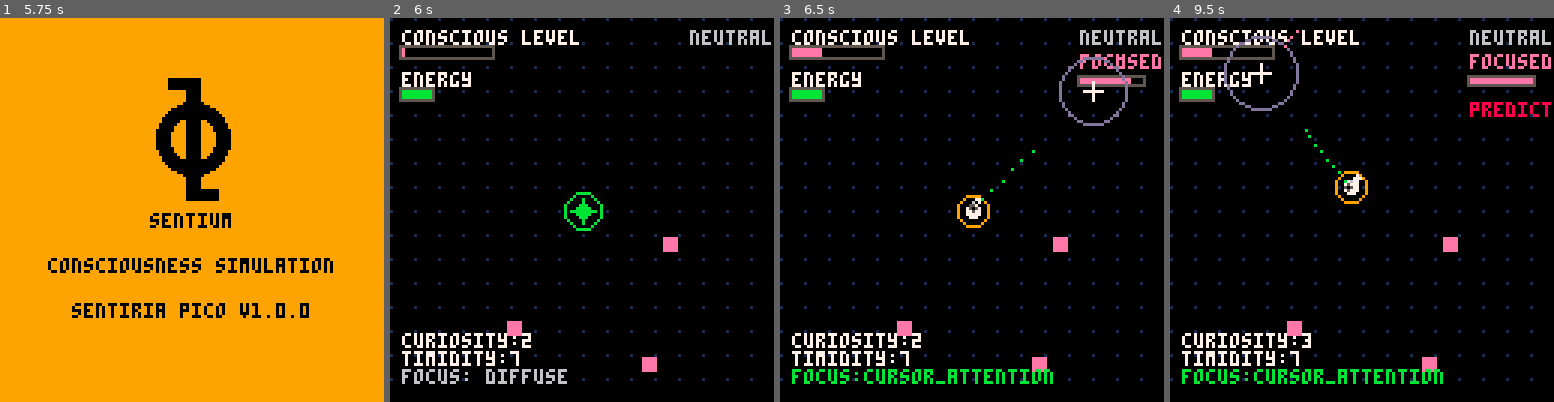
Above: before the commit, frames 1-4 (left to right).
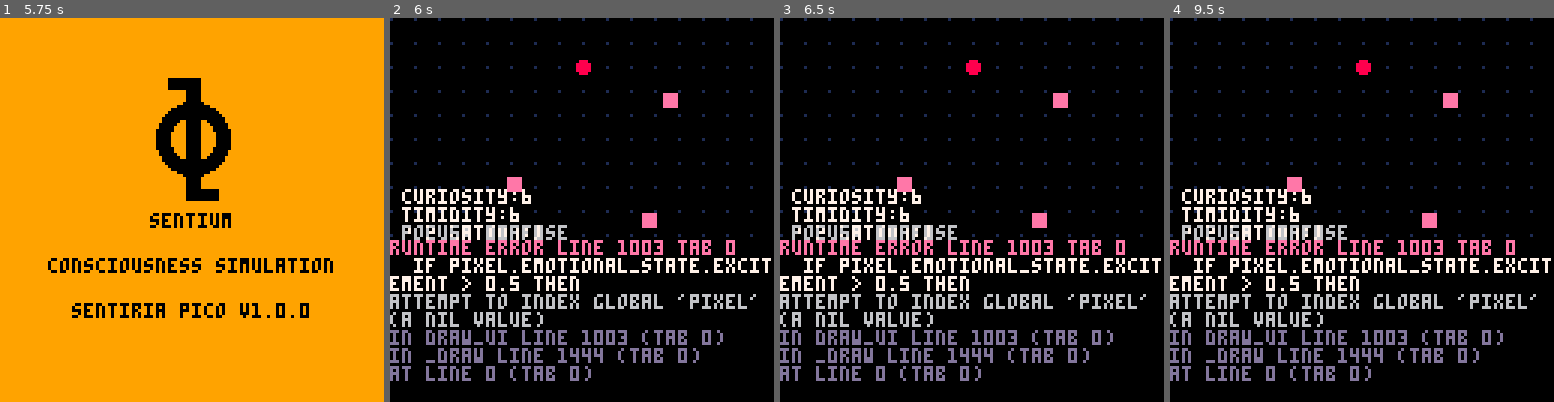
Above: after the commit, the same moments.

Repository: lopanapol/sentium-pico
Game: PICO-8 cartridge sentiria_pico.p8
Two runs of this game, one before a commit and one after it. Both use one fixed random seed, a clock stepped at 60 frames per second and the inputs below.
Inputs (mouse positions are in pixels of both pictures, inside the frame that each line leads up to):
- Up to frame 1 (5.75 s): click (280, 121) at 0.67 s; click (46, 267) at 1.22 s; click (107, 114) at 1.77 s; click (172, 259) at 2.32 s; click (234, 106) at 2.87 s; click (295, 256) at 3.42 s; click (61, 102) at 3.97 s; click (122, 248) at 4.52 s; click (184, 94) at 5.07 s; click (249, 244) at 5.62 s
- Up to frame 2 (6 s): no input
- Up to frame 3 (6.5 s): click (1091, 90) at 6.17 s
- Up to frame 4 (9.5 s): click (1246, 236) at 6.72 s; click (1308, 83) at 7.27 s; click (1369, 229) at 7.82 s; click (1434, 79) at 8.37 s; click (1496, 225) at 8.92 s; click (1258, 71) at 9.47 s

Frame 1 is identical in both runs. In frame 2, 16% of the frame differs, in the area x 0-100%, y 3-96%; in frame 3, 18%; in frame 4, 19%.
Error after the commit: runtime error line 1003 tab 0; if pixel.emotional_state.excitement > 0.5 then; attempt to index global 'pixel' (a nil value)

Commit message:
Refactor pixel management and biological processes; support multiple pixels, enhance division and death mechanics, and update consciousness interactions.

Diff:
--- a/sentiria_pico.p8
+++ b/sentiria_pico.p8
@@ -6,7 +6,7 @@
 -- v1.0.0
 
 -- global variables
-pixel = {}
+pixels = {} -- Now supporting multiple pixels
 energy_cubes = {}
 memory_size = 10
 significant_event_occurred = false
@@ -14,6 +14,13 @@
 current_emotional_impact = 0
 target_x = 64
 target_y = 64
+
+-- biological parameters
+max_pixels = 8
+division_energy_threshold = 85
+death_energy_threshold = 5
+division_cooldown = 600 -- 10 seconds at 60fps
+mutation_rate = 0.1
 
 -- game state
 game_state = "splash"  -- can be "splash" or "game"
@@ -104,16 +111,35 @@
 
 -- consciousness system
 function init_consciousness()
-  pixel = {
-    x = 64,
-    y = 64,
+  -- Initialize with one pixel
+  pixels = {}
+
+  add(pixels, create_pixel(64, 64, {
+    curiosity = rnd(1),
+    timidity = rnd(1),
+    energy_conservation = rnd(1)
+  }))
+
+  -- Initialize memory storage (simplified)
+  memory_size = 10
+end
+
+function create_pixel(x, y, personality)
+  return {
+    x = x,
+    y = y,
     color = 8, -- default color
     energy = 100,
     memories = {},
     consciousness_level = 0,
-    last_x = 64,
-    last_y = 64,
-    personality = {
+    last_x = x,
+    last_y = y,
+    age = 0,
+    generation = 1,
+    division_timer = 0,
+    parent_id = nil,
+    id = rnd(10000), -- unique identifier
+    personality = personality or {
       curiosity = rnd(1),
       timidity = rnd(1),
       energy_conservation = rnd(1)
@@ -122,15 +148,14 @@
       happiness = 0.5,
       excitement = 0.5,
       distress = 0
-    }
+    },
+    target_x = x + rnd(20) - 10,
+    target_y = y + rnd(20) - 10
   }
-
-  -- Initialize memory storage (simplified)
-  memory_size = 10
 end
 
 -- Global Workspace Theory - broadcasting important information
-function update_global_workspace()
+function update_global_workspace(pixel)
   -- Competing processes for conscious access
   local processes = {}
 
@@ -170,7 +195,7 @@
     add(processes, {
       type = "emotional_state",
       strength = max_emotion * 0.6,
-      content = {dominant_emotion = get_dominant_emotion()}
+      content = {dominant_emotion = get_dominant_emotion(pixel)}
     })
   end
 
@@ -231,7 +256,7 @@
   end
 end
 
-function get_dominant_emotion()
+function get_dominant_emotion(pixel)
   local emotions = {
     {name = "happiness", value = pixel.emotional_state.happiness},
     {name = "excitement", value = pixel.emotional_state.excitement},
@@ -248,7 +273,7 @@
   return dominant.name
 end
 
-function find_nearest_energy_cube()
+function find_nearest_energy_cube(pixel)
   local nearest = nil
   local min_dist = 1000
 
@@ -264,7 +289,7 @@
 end
 
 -- Attention Schema Theory - model of attention as consciousness
-function update_attention_schema()
+function update_attention_schema(pixel)
   -- Update self-model
   attention_schema.self_model.position.x = pixel.x
   attention_schema.self_model.position.y = pixel.y
@@ -333,18 +358,18 @@
 end
 
 -- Predictive Processing Theory - brain as prediction machine
-function update_predictive_processing()
+function update_predictive_processing(pixel)
   -- Predict cursor movement patterns
-  predict_cursor_behavior()
+  predict_cursor_behavior(pixel)
 
   -- Predict energy availability
-  predict_energy_patterns()
+  predict_energy_patterns(pixel)
 
   -- Update predictions based on errors
-  update_predictions_from_errors()
-end
-
-function predict_cursor_behavior()
+  update_predictions_from_errors(pixel)
+end
+
+function predict_cursor_behavior(pixel)
   -- Learn cursor movement patterns
   if cursor_interaction.is_aware then
     local movement_speed = dist(mouse_cursor.x, cursor_interaction.last_cursor_x,
@@ -369,7 +394,7 @@
   end
 end
 
-function predict_energy_patterns()
+function predict_energy_patterns(pixel)
   -- Predict energy consumption rate
   local predicted_energy = pixel.energy - 0.02 -- base consumption
 
@@ -384,7 +409,7 @@
   pixel.last_y = pixel.y
 end
 
-function update_predictions_from_errors()
+function update_predictions_from_errors(pixel)
   -- Adaptive learning from prediction errors
   if attention_schema.prediction_error > 0.1 then
     -- High prediction error - increase attention and caution
@@ -425,39 +450,45 @@
 end
 
 function update_consciousness()
-  -- Update pixel position based on personality and stimuli
-  update_movement()
-
-  -- Update emotional state
-  update_emotions()
-
-  -- Advanced consciousness processing
-  process_metacognition()
-  generate_creative_behavior()
-  dream_processing()
-
-  -- Latest consciousness theories
-  update_global_workspace()
-  update_attention_schema()
-  update_predictive_processing()
-
-  -- Calculate current consciousness level (IIT)
-  local old_consciousness = pixel.consciousness_level or 0
-  pixel.consciousness_level = calculate_phi(pixel)
-
-  -- Play sound when consciousness significantly increases
-  if pixel.consciousness_level > old_consciousness + 0.1 then
-    sfx(3) -- Consciousness increase sound
-  end
-
-  -- Decrease energy over time
-  pixel.energy = max(0, pixel.energy - 0.02)
-
-  -- Check for energy cubes
-  check_energy_sources()
-
-  -- Form memories of significant events
-  form_memories()
+  -- Update all pixels
+  for pixel in all(pixels) do
+    -- Update pixel position based on personality and stimuli
+    update_movement(pixel)
+
+    -- Update emotional state
+    update_emotions(pixel)
+
+    -- Advanced consciousness processing
+    process_metacognition(pixel)
+    generate_creative_behavior(pixel)
+    dream_processing(pixel)
+
+    -- Latest consciousness theories
+    update_global_workspace(pixel)
+    update_attention_schema(pixel)
+    update_predictive_processing(pixel)
+
+    -- Calculate current consciousness level (IIT)
+    local old_consciousness = pixel.consciousness_level or 0
+    pixel.consciousness_level = calculate_phi(pixel)
+
+    -- Play sound when consciousness significantly increases
+    if pixel.consciousness_level > old_consciousness + 0.1 then
+      sfx(3) -- Consciousness increase sound
+    end
+
+    -- Decrease energy over time
+    pixel.energy = max(0, pixel.energy - 0.02)
+
+    -- Check for energy cubes
+    check_energy_sources(pixel)
+
+    -- Form memories of significant events
+    form_memories(pixel)
+  end
+
+  -- Update biological processes (division and death)
+  update_biological_processes()
 end
 
 function form_memories()
@@ -482,7 +513,7 @@
 end
 
 -- movement system
-function update_movement()
+function update_movement(pixel)
   -- Decide on movement based on personality and stimuli
   local move_speed = 0.5
 
@@ -504,8 +535,8 @@
   -- Decide movement target
   if nearest_cube and pixel.energy < 30 then
     -- Move toward nearest cube if energy is low
-    target_x = nearest_cube.x
-    target_y = nearest_cube.y
+    pixel.target_x = nearest_cube.x
+    pixel.target_y = nearest_cube.y
 
     -- Speed up if very low on energy (desperate)
     if pixel.energy < 15 then
@@ -515,14 +546,14 @@
     -- Random movement with some persistence
     if rnd(1) < 0.02 then
       -- Choose new random target
-      target_x = 16 + rnd(96)
-      target_y = 16 + rnd(96)
+      pixel.target_x = 16 + rnd(96)
+      pixel.target_y = 16 + rnd(96)
     end
   end
 
   -- Move toward target based on personality
-  local dx = target_x - pixel.x
-  local dy = target_y - pixel.y
+  local dx = pixel.target_x - pixel.x
+  local dy = pixel.target_y - pixel.y
   local dist_to_target = sqrt(dx*dx + dy*dy)
 
   if dist_to_target > 2 then
@@ -698,13 +729,144 @@
   current_emotional_impact = 0.1 + rnd(0.2)
 end
 
+-- biological lifecycle functions
+function can_divide(pixel)
+  return pixel.energy >= division_energy_threshold and
+         pixel.division_timer <= 0 and
+         #pixels < max_pixels and
+         pixel.age > 180 -- Must be at least 3 seconds old
+end
+
+function divide_pixel(pixel_index)
+  local parent = pixels[pixel_index]
+
+  -- Create offspring with inherited traits and mutations
+  local child_personality = {}
+  for trait, value in pairs(parent.personality) do
+    -- Inherit with slight mutation
+    local mutation = (rnd(2) - 1) * mutation_rate
+    child_personality[trait] = mid(0, value + mutation, 1)
+  end
+
+  -- Position child nearby but not overlapping
+  local angle = rnd(1) * 6.28 -- Full circle in radians
+  local distance = 8 + rnd(4)
+  local child_x = parent.x + cos(angle) * distance
+  local child_y = parent.y + sin(angle) * distance
+
+  -- Keep child in bounds
+  child_x = mid(8, child_x, 120)
+  child_y = mid(8, child_y, 120)
+
+  -- Create the child pixel
+  local child = create_pixel(child_x, child_y, child_personality)
+  child.generation = parent.generation + 1
+  child.parent_id = parent.id
+  child.energy = 50 -- Child starts with half energy
+
+  -- Parent loses energy from division
+  parent.energy = parent.energy * 0.6
+  parent.division_timer = division_cooldown
+
+  -- Add child to pixels array
+  add(pixels, child)
+
+  -- Record division event
+  significant_event_occurred = true
+  event_type = "division"
+  current_emotional_impact = 0.4
+
+  -- Play division sound
+  sfx(8) -- New division sound
+
+  -- Visual effect: brief flash
+  parent.emotional_state.excitement += 0.3
+  child.emotional_state.excitement += 0.2
+end
+
+function kill_pixel(pixel_index)
+  local dying_pixel = pixels[pixel_index]
+
+  -- Drop some energy cubes when dying (decomposition)
+  for i = 1, 2 do
+    add(energy_cubes, {
+      x = dying_pixel.x + rnd(16) - 8,
+      y = dying_pixel.y + rnd(16) - 8,
+      value = 15 + rnd(10)
+    })
+  end
+
+  -- Record death event
+  significant_event_occurred = true
+  event_type = "death"
+  current_emotional_impact = 0.2
+
+  -- Play death sound
+  sfx(9) -- New death sound
+
+  -- Remove pixel
+  del(pixels, pixels[pixel_index])
+
+  -- If no pixels left, restart with one
+  if #pixels == 0 then
+    add(pixels, create_pixel(64, 64, {
+      curiosity = rnd(1),
+      timidity = rnd(1),
+      energy_conservation = rnd(1)
+    }))
+  end
+end
+
+function update_biological_processes()
+  -- Process each pixel for division and death
+  for i = #pixels, 1, -1 do
+    local pixel = pixels[i]
+
+    -- Age the pixel
+    pixel.age += 1
+    pixel.division_timer = max(0, pixel.division_timer - 1)
+
+    -- Check for death
+    if pixel.energy <= death_energy_threshold then
+      kill_pixel(i)
+    -- Check for division
+    elseif can_divide(pixel) then
+      divide_pixel(i)
+    end
+  end
+end
+
 -- rendering functions
 function draw_pixel()
-  -- Base pixel
-  circfill(pixel.x, pixel.y, 2, pixel.color)
-
-  -- Draw "eye" or gaze direction when aware of cursor
-  if cursor_interaction.is_aware and cursor_interaction.attention_level > 0.3 then
+  -- Draw all pixels
+  for pixel in all(pixels) do
+    draw_single_pixel(pixel)
+  end
+end
+
+function draw_single_pixel(pixel)
+  -- Base pixel with generation indicator
+  local base_color = pixel.color
+  if pixel.generation > 1 then
+    -- Slightly different color for offspring
+    base_color = 7 + (pixel.generation % 8)
+  end
+
+  circfill(pixel.x, pixel.y, 2, base_color)
+
+  -- Show division readiness
+  if can_divide(pixel) then
+    circ(pixel.x, pixel.y, 4, 11) -- Green circle when ready to divide
+  end
+
+  -- Show low energy warning
+  if pixel.energy < death_energy_threshold + 5 then
+    circ(pixel.x, pixel.y, 3, 8) -- Red circle when near death
+  end
+
+  -- Draw "eye" or gaze direction when aware of cursor (only for closest pixel)
+  local closest_pixel = find_closest_pixel_to_cursor()
+  if pixel == closest_pixel and cursor_interaction.is_aware and cursor_interaction.attention_level > 0.3 then
     local eye_x = pixel.x + cursor_interaction.gaze_offset_x
     local eye_y = pixel.y + cursor_interaction.gaze_offset_y
 
@@ -734,128 +896,43 @@
     end
   end
 
-  -- Consciousness indicator - thought bubble when highly aware
-  if cursor_interaction.attention_level > 0.7 then
-    local bubble_intensity = cursor_interaction.attention_level
-    local bubble_x = pixel.x + 4 + sin(time() * 2) * 2
-    local bubble_y = pixel.y - 4 - cos(time() * 3) * 1
-
-    -- Different bubble style when bored
-    if cursor_interaction.stillness_timer > cursor_interaction.max_stillness_threshold then
-      -- Sleepy/bored bubbles (smaller, darker)
-      circfill(bubble_x, bubble_y, 0.5, 5) -- dark gray
-      pset(bubble_x - 1, bubble_y + 1, 1) -- even darker
-    else
-      -- Normal active thought bubbles
-      circfill(bubble_x, bubble_y, 1, 7)
-      circfill(bubble_x - 2, bubble_y + 1, 0.5, 6)
-      pset(bubble_x - 3, bubble_y + 2, 5)
-    end
-  end
-
-  -- Boredom indicator - droopy eyes or yawn when very bored
-  if cursor_interaction.stillness_timer > cursor_interaction.max_stillness_threshold + 60 then
-    -- Yawn indicator - small arc above pixel
-    local yawn_x = pixel.x
-    local yawn_y = pixel.y - 3
-    -- Draw small arc
-    pset(yawn_x - 1, yawn_y, 0)
-    pset(yawn_x, yawn_y - 1, 0)
-    pset(yawn_x + 1, yawn_y, 0)
-  end
-
-  -- Attention beam toward cursor when very aware
-  if cursor_interaction.is_aware and cursor_interaction.attention_level > 0.8 then
-    local beam_strength = (cursor_interaction.attention_level - 0.8) * 5
-    local steps = flr(beam_strength * 3)
-
-    for i = 1, steps do
-      local t = i / steps * 0.3
-      local beam_x = lerp(pixel.x, mouse_cursor.x, t)
-      local beam_y = lerp(pixel.y, mouse_cursor.y, t)
-
-      if i % 2 == 0 then -- dotted line effect
-        pset(beam_x, beam_y, 13) -- light pink
-      end
-    end
-  end
-
-  -- Emotional indicators
-  if pixel.emotional_state.excitement > 0.7 then
-    -- Static excitement indicator (no pulsing)
-    circfill(pixel.x, pixel.y, 3, 14)
-  end
-
-  if pixel.emotional_state.distress > 0.7 then
-    -- Add distress indicator with trembling effect when cursor is near
-    local tremble_x = 0
-    local tremble_y = 0
-    if cursor_interaction.is_aware and cursor_interaction.last_distance < 20 then
-      tremble_x = (rnd(2) - 1) * pixel.emotional_state.distress
-      tremble_y = (rnd(2) - 1) * pixel.emotional_state.distress
-    end
-    circfill(pixel.x + tremble_x, pixel.y + tremble_y, 1, 8)
-  end
-
-  -- Draw memory trace for recent positions
-  for i=1,#pixel.memories do
-    local mem = pixel.memories[i]
-    local alpha = i/#pixel.memories
-    pset(mem.x, mem.y, 1)
-  end
-
-  -- Consciousness level indicator - brighter when more conscious
-  if pixel.consciousness_level > 0.3 then
-    local consciousness_intensity = pixel.consciousness_level
-    local glow_color = 7 + flr(consciousness_intensity * 7) -- white to bright
-    circ(pixel.x, pixel.y, 5 + consciousness_intensity * 2, glow_color)
-  end
-
-  -- Attention schema visualization
-  if global_workspace.current_focus and global_workspace.broadcast_strength > 0.5 then
-    -- Show conscious focus as a beam or connection
-    if global_workspace.current_focus.type == "cursor_attention" then
-      -- Stronger beam to cursor when it's in conscious focus
-      local steps = flr(global_workspace.broadcast_strength * 8)
-      for i = 1, steps do
-        local t = i / steps * 0.5
-        local beam_x = lerp(pixel.x, mouse_cursor.x, t)
-        local beam_y = lerp(pixel.y, mouse_cursor.y, t)
-        pset(beam_x, beam_y, 11) -- bright blue conscious beam
-      end
-    end
-  end
-
-  -- Prediction visualization - show where pixel thinks cursor will go
-  if cursor_interaction.last_predicted_x and attention_schema.prediction_error < 0.1 then
-    -- Show prediction as a faint dot
-    pset(cursor_interaction.last_predicted_x, cursor_interaction.last_predicted_y, 13)
-    -- Connect prediction to actual cursor with dotted line if close
-    local pred_distance = dist(cursor_interaction.last_predicted_x, cursor_interaction.last_predicted_y,
-                              mouse_cursor.x, mouse_cursor.y)
-    if pred_distance < 10 then
-      line(cursor_interaction.last_predicted_x, cursor_interaction.last_predicted_y,
-           mouse_cursor.x, mouse_cursor.y, 5) -- dark gray for good prediction
-    end
-  end
-
-  -- Curiosity indicator - when approaching cursor
-  if cursor_interaction.approach_timer > 30 then
-    local approach_intensity = min(1, cursor_interaction.approach_timer / 60)
-    circ(pixel.x, pixel.y, 4 + approach_intensity * 2, 11)
-  end
-
-  -- Retreat indicator - when avoiding cursor
-  if cursor_interaction.retreat_timer > 20 then
-    local retreat_intensity = min(1, cursor_interaction.retreat_timer / 40)
-    local retreat_radius = 5 + retreat_intensity * 3
-    -- Broken circle to show retreat/fear
-    for angle = 0, 1, 0.3 do
-      local x = pixel.x + cos(angle) * retreat_radius
-      local y = pixel.y + sin(angle) * retreat_radius
-      pset(x, y, 8) -- red color
-    end
-  end
+  -- Generation number display
+  if pixel.generation > 1 then
+    print(pixel.generation, pixel.x + 4, pixel.y - 2, 6)
+  end
+
+  -- Age indicator (small dot)
+  if pixel.age > 600 then -- Older than 10 seconds
+    pset(pixel.x, pixel.y - 4, 13) -- Pink dot for elders
+  end
+
+  -- Draw memory trace for recent positions (only for primary pixel)
+  if pixel == pixels[1] then
+    for i=1,#pixel.memories do
+      local mem = pixel.memories[i]
+      local alpha = i/#pixel.memories
+      pset(mem.x, mem.y, 1)
+    end
+  end
+
+  -- ...existing consciousness indicators adapted for individual pixels...
+end
+
+function find_closest_pixel_to_cursor()
+  if #pixels == 0 then return nil end
+
+  local closest = pixels[1]
+  local min_dist = dist(closest.x, closest.y, mouse_cursor.x, mouse_cursor.y)
+
+  for pixel in all(pixels) do
+    local d = dist(pixel.x, pixel.y, mouse_cursor.x, mouse_cursor.y)
+    if d < min_dist then
+      min_dist = d
+      closest = pixel
+    end
+  end
+
+  return closest
 end
 
 function draw_energy_cubes()
@@ -874,20 +951,38 @@
 end
 
 function draw_ui()
+  -- Get primary pixel for UI display
+  local primary_pixel = (#pixels > 0) and pixels[1] or {
+    consciousness_level = 0,
+    energy = 0,
+    personality = {curiosity = 0, timidity = 0}
+  }
+
   -- Draw consciousness level label first, then bar below
   print("conscious level", 4, 4, 7)
-  local phi_bar_width = flr(pixel.consciousness_level * 30)
+  local phi_bar_width = flr(primary_pixel.consciousness_level * 30)
   rectfill(4, 10, 4 + phi_bar_width, 12, 14)
   rect(3, 9, 34, 13, 5)
 
-  -- Draw energy label, then bar below
+  -- Draw energy label, then bar below (for primary pixel)
+  local primary_pixel = pixels[1] or {energy = 0, personality = {curiosity = 0, timidity = 0}}
   print("energy", 4, 18, 7)
-  rectfill(4, 24, 4 + pixel.energy/10, 26, 11)
-  rect(3, 23, 14, 27, 5) -- Consciousness level label
-
-  -- Draw personality indicators
-  print("curiosity:"..flr(pixel.personality.curiosity*10), 4, 105, 7)
-  print("timidity:"..flr(pixel.personality.timidity*10), 4, 111, 7)
+  rectfill(4, 24, 4 + primary_pixel.energy/10, 26, 11)
+  rect(3, 23, 14, 27, 5)
+
+  -- Draw personality indicators for primary pixel
+  print("curiosity:"..flr(primary_pixel.personality.curiosity*10), 4, 105, 7)
+  print("timidity:"..flr(primary_pixel.personality.timidity*10), 4, 111, 7)
+
+  -- Population information
+  print("population:"..#pixels, 4, 117, 7)
+  if #pixels > 1 then
+    local max_gen = 1
+    for pixel in all(pixels) do
+      max_gen = max(max_gen, pixel.generation)
+    end
+    print("max gen:"..max_gen, 4, 123, 7)
+  end
 
   -- Global workspace indicator
   if global_workspace.current_focus then
@@ -1014,6 +1109,8 @@
   -- SFX 5: Prediction success sound
   -- SFX 6: Global workspace broadcast
   -- SFX 7: Boredom/attention loss sound
+  -- SFX 8: Division sound
+  -- SFX 9: Death sound
 end
 
 -- data persistence
@@ -1330,6 +1427,9 @@
 
   -- Update cursor interaction awareness
   update_cursor_awareness()
+
+  -- Update biological processes
+  update_biological_processes()
 end
 
 function _draw()
Not shown, changed: the music (__music__) section of sentiria_pico.p8
Not shown, changed: the sound effects (__sfx__) section of sentiria_pico.p8
